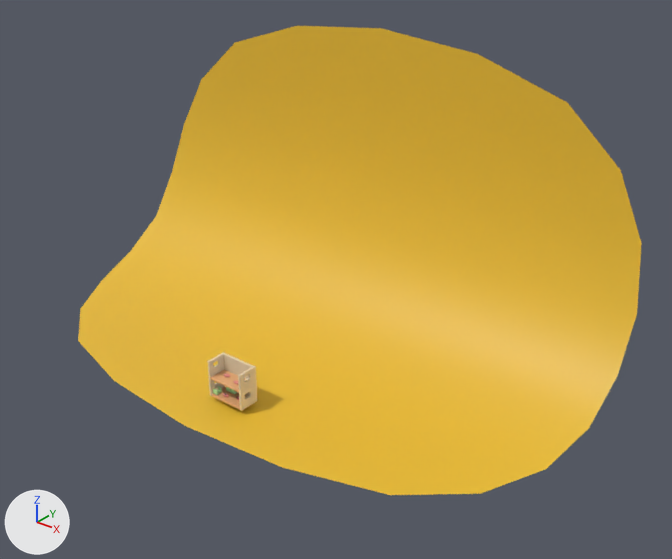
The Blender file scenes/room.blend: old version first, new version second.
Rendered twice from a 50 mm camera at (90.6, -85.6, 80.2) aimed at (10.5, 14.6, 18.0). Every picture has the same lights, and +X, +Y and +Z are marked at lower left.

In view in the first picture: 'Plane', 'couch.001'.
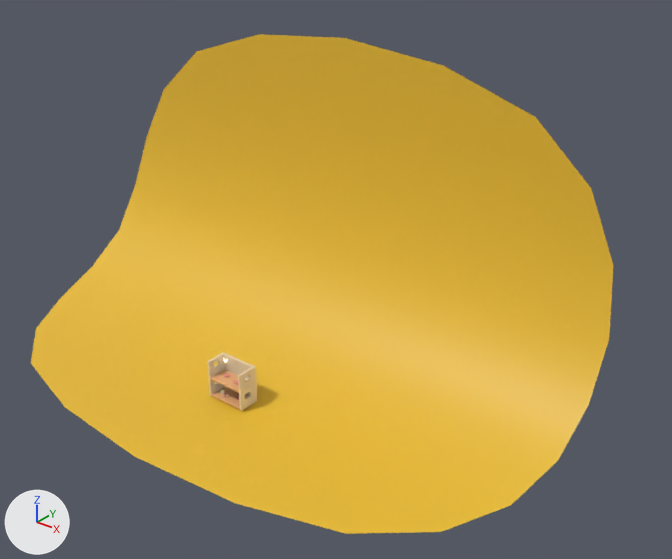
Boxes (x1, y1, x2, y2) around the edits, measured in the pictures (672 x 559 px):
'Plane', moved
    before: (78, 26, 642, 495)
    after: (31, 34, 613, 534)
'couch.001', deleted
    before: (213, 386, 222, 395)

Edits to the bpy script that builds the scene:
```text
Add mat_material_053:
    mat_material_053 = principled_material('Material.053')
    mat_material_053.base_color = (0.8, 0.514, 0.236)  # beige #e7be85
Add mat_material_052:
    mat_material_052 = emission_material('Material.052')
    mat_material_052.base_color = (1.0, 0.829, 0.502)  # beige #ffebbc
    mat_material_052.strength = 100.0
Add mat_material_042:
    mat_material_042 = principled_material('Material.042')
    mat_material_042.base_color = (0.511, 0.8, 0.736)  # cyan #bde7df
Add me_cylinder_009:
    me_cylinder_009.from_pydata(...)  # 136 vertices, 129 faces; spans x -0.128..0.129, y -0.25..0.115, z -0.038..0.382
    me_cylinder_009.polygons.foreach_set('use_smooth', [True] * 129)
    me_cylinder_009.materials.append(mat_material_053)  # beige #e7be85
Add me_sphere_004:
    me_sphere_004.from_pydata(...)  # a UV sphere (32 segments, 16 rings, poles along z) spanning x -0.096..0.096, y -0.096..0.096, z -0.096..0.096
    me_sphere_004.polygons.foreach_set('use_smooth', [True] * 512)
    me_sphere_004.materials.append(mat_material_052)  # beige #ffebbc
Add me_circle_011:
    me_circle_011.from_pydata(...)  # 48 vertices, 42 faces; spans x -1.39..1.39, y -1.39..1.39, z 0.0..0.26
    me_circle_011.polygons.foreach_set('use_smooth', [True] * 42)
    me_circle_011.materials.append(mat_material_042)  # cyan #bde7df
Remove ob_couch_001:
    ob_couch_001 = bpy.data.objects.new('couch.001', me_plane_002)
    ob_couch_001.location = (-1.0, -0.3, 0.5)
    ob_couch_001.rotation_euler = (0.0, 0.0, 1.571)  # degrees (0, 0, 90)
    _m = ob_couch_001.modifiers.new('Bevel', 'BEVEL')
    _m.width = 0.064
    _m.width_pct = 0.064
    _m.segments = 3
    _m.limit_method = 'WEIGHT'
    _m.profile = 1.0
    _m = ob_couch_001.modifiers.new('Subdivision', 'SUBSURF')
Change ob_couch_legs_001:
    remove ob_couch_legs_001.parent = ob_couch_001
Remove ob_cube_002:
    ob_cube_002 = bpy.data.objects.new('Cube.002', me_cube_008)
    ob_cube_002.parent = ob_couch_001
    ob_cube_002.matrix_parent_inverse = Matrix(((1.0, 0.0, 0.0, -0.247), (0.0, 1.0, 0.0, -0.997), (0.0, 0.0, 1.0, -0.543), (0.0, 0.0, 0.0, 1.0)))
    ob_cube_002.location = (-0.126, 1.129, 1.347)
    ob_cube_002.rotation_euler = (0.959, 0.0, 0.0)  # degrees (55, 0, 0)
    ob_cube_002.scale = (0.35, 0.325, 0.125)
    _m = ob_cube_002.modifiers.new('Subdivision', 'SUBSURF')
Change ob_pillow_001:
    remove ob_pillow_001.parent = ob_couch_001
Change ob_plane:
    ob_plane.location: (0.0, 39.2, -0.7) -> (0.0, 29.4, -0.7)
Add ob_lamp_002:
    ob_lamp_002 = bpy.data.objects.new('Lamp.002', me_cylinder_009)
    ob_lamp_002.location = (-1.0, 1.5, 5.9)
    ob_lamp_002.rotation_euler = (1.571, 0.0, 0.0)  # degrees (90, 0, 0)
    _m = ob_lamp_002.modifiers.new('Subdivision', 'SUBSURF')
Add ob_sphere_003:
    ob_sphere_003 = bpy.data.objects.new('Sphere.003', me_sphere_004)
    ob_sphere_003.parent = ob_lamp_002
    ob_sphere_003.matrix_parent_inverse = Matrix(((1.0, 0.0, 0.0, 0.961), (0.0, 0.0, 1.0, -2.891), (0.0, -1.0, 0.0, 1.524), (0.0, 0.0, 0.0, 1.0)))
    ob_sphere_003.location = (-0.958, 1.261, 2.589)
Add ob_adult_eye_r:
    ob_adult_eye_r = bpy.data.objects.new('Adult_Eye_R', me_circle_011)
    ob_adult_eye_r.parent = ob_cube
    ob_adult_eye_r.matrix_parent_inverse = Matrix(((2.857, 0.0, 0.0, 0.0), (0.0, 3.077, 0.0, 0.0), (0.0, 0.0, 6.36, 0.0), (0.0, 0.0, 0.0, 1.0)))
    ob_adult_eye_r.location = (-0.189, -0.0378, 0.247)
    ob_adult_eye_r.scale = (0.0851, 0.0851, 0.0851)
    _m = ob_adult_eye_r.modifiers.new('Subdivision', 'SUBSURF')
```
